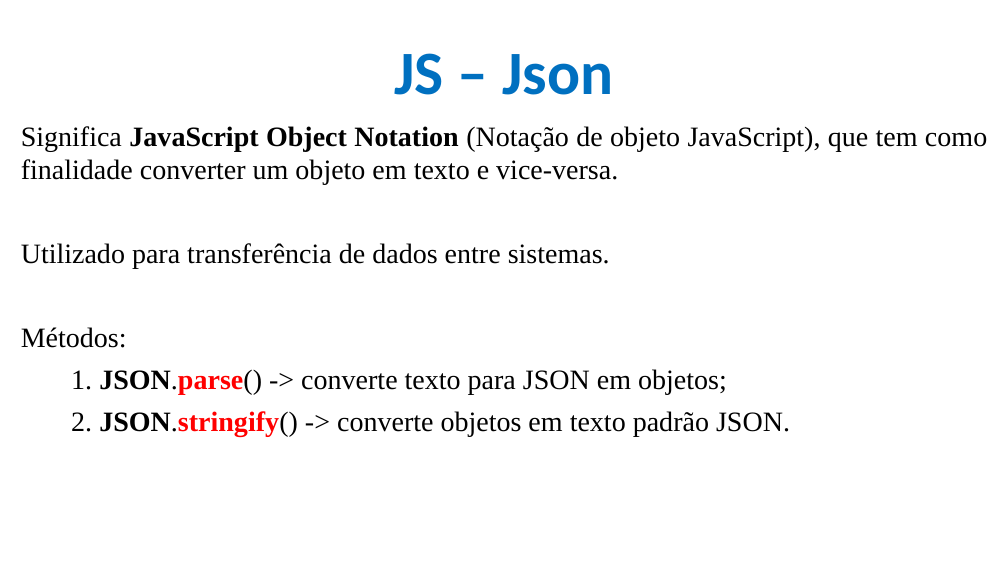
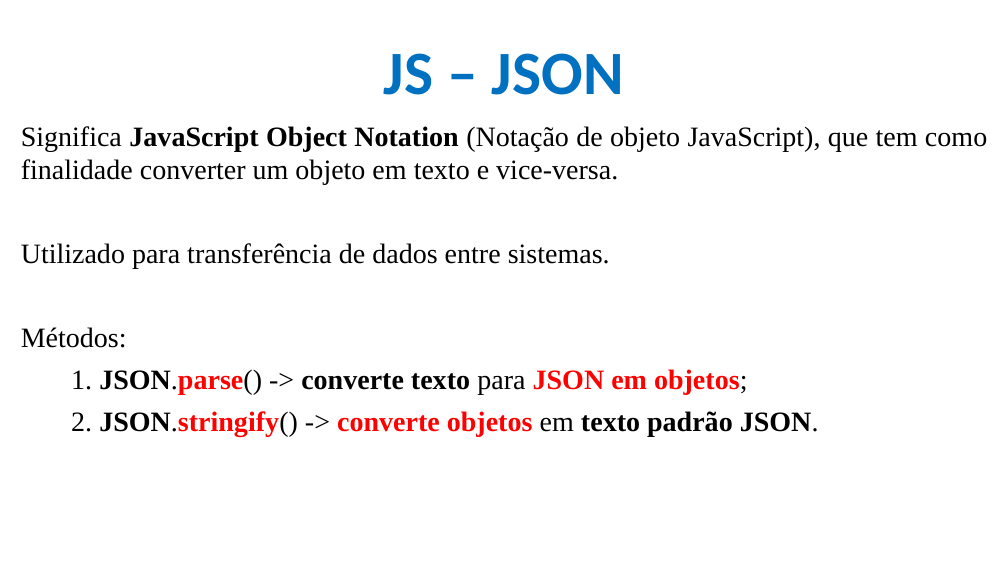
Before and after one commit to CloudEducationBrazil/WydenDesenvolvimentoWebPHP, a slide deck: slide 30 of 01 Classes/Aula 10 Desenvolvimento Web PHP - JS.pptx. Drawn at 1008x567 pixels with LibreOffice and Linux fonts; fonts in the diff are those of the drawing; background and template pictures are left out. Boxes give left, top, right and bottom in pixels: in the first picture for what was removed or moved away, otherwise in the second. Text is boxed around its words. In the diff, an @@ line names an element or a change of style, - is before the commit and + after.

```diff
--- a/01 Classes/Aula 10 Desenvolvimento Web PHP - JS.pptx
+++ b/01 Classes/Aula 10 Desenvolvimento Web PHP - JS.pptx
@@ title at (384, 53, 624, 95): text changed @@
-JS – Json
+JS – JSON
@@ text at (71, 369, 819, 437): text colour #000000 to #FF0000 in "JSON em objetos;", "converte objetos"; bold on in "converte texto JSON em objetos;", "converte objetos texto padrão JSON." @@
```
Also in this commit, not shown: 21 other slides changed, 1 other file.
